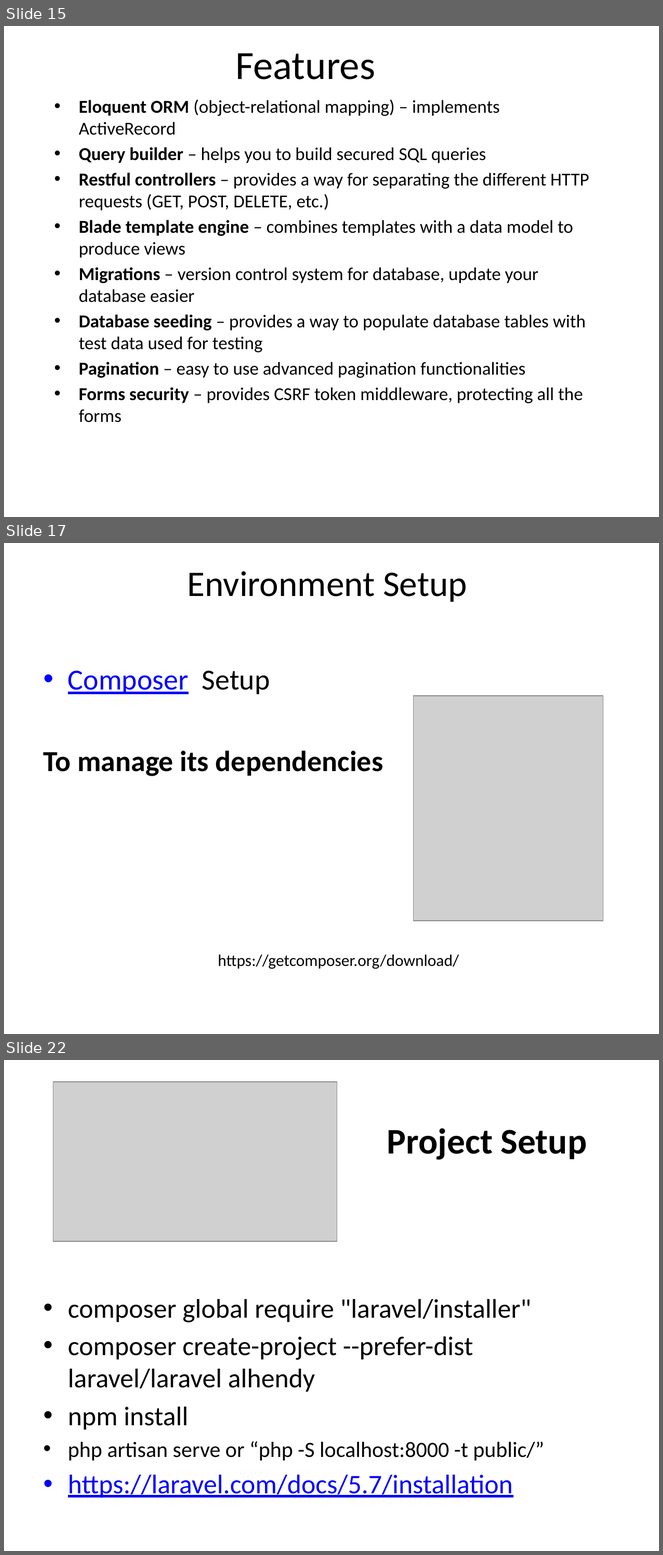
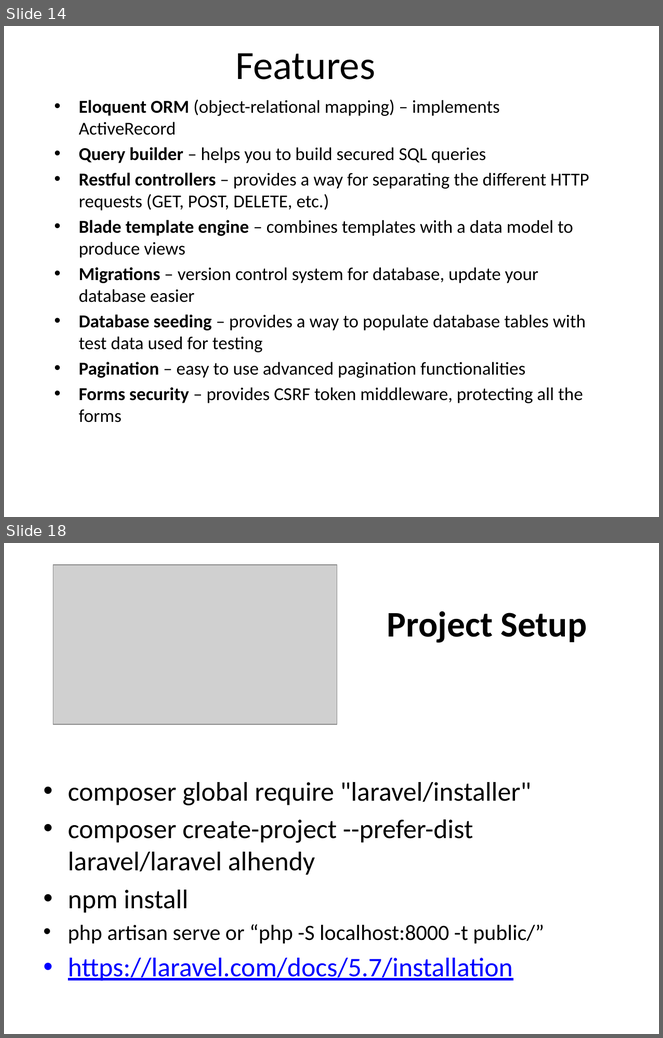
Before and after one commit to TarekSherif/LaravelCourse, a slide deck: PPT/Lec1/1-Laravel-tutorial.pptx. Shown one above the other, each under a label of ours: slides 15, 17 and 22 before the commit, slides 14 and 18 after it; the slides between them are not shown. The pictures are 663x1555 and 663x1038 pixels, drawn with LibreOffice and Linux fonts; fonts in the diff are those of the drawing; grey boxes stand for pictures. Boxes give left, top, right and bottom in pixels: in the first picture for what was removed or moved away, otherwise in the second. Text is boxed around its words. In the diff, an @@ line names an element or a change of style, - is before the commit and + after.

```diff
--- a/PPT/Lec1/1-Laravel-tutorial.pptx
+++ b/PPT/Lec1/1-Laravel-tutorial.pptx
@@ slide 17 removed at bbox=[4, 543, 659, 1034], background #FFFFFF @@
@@ title removed at bbox=[188, 571, 467, 602] @@
-Environment Setup
@@ text removed at bbox=[44, 670, 383, 776] @@
-• Composer Setup
-To manage its dependencies
@@ picture removed at bbox=[414, 696, 604, 921] @@
@@ text removed at bbox=[218, 955, 459, 969] @@
-https://getcomposer.org/download/
@@ what was slide 15 is now slide 14 @@
@@ what was slide 22 is now slide 18 @@
```
Also in this commit, not shown: 4 slides changed, 1 slide added, 3 other slides removed, 17 other files.
